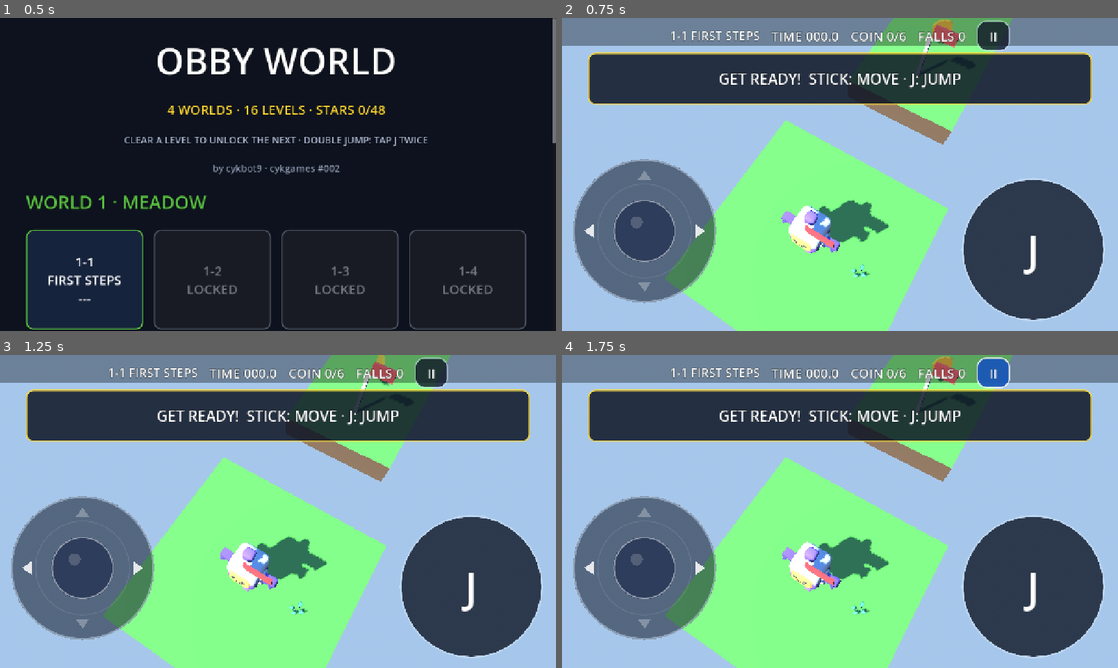
Above: before the commit, frames 1-4 (two rows, left to right).
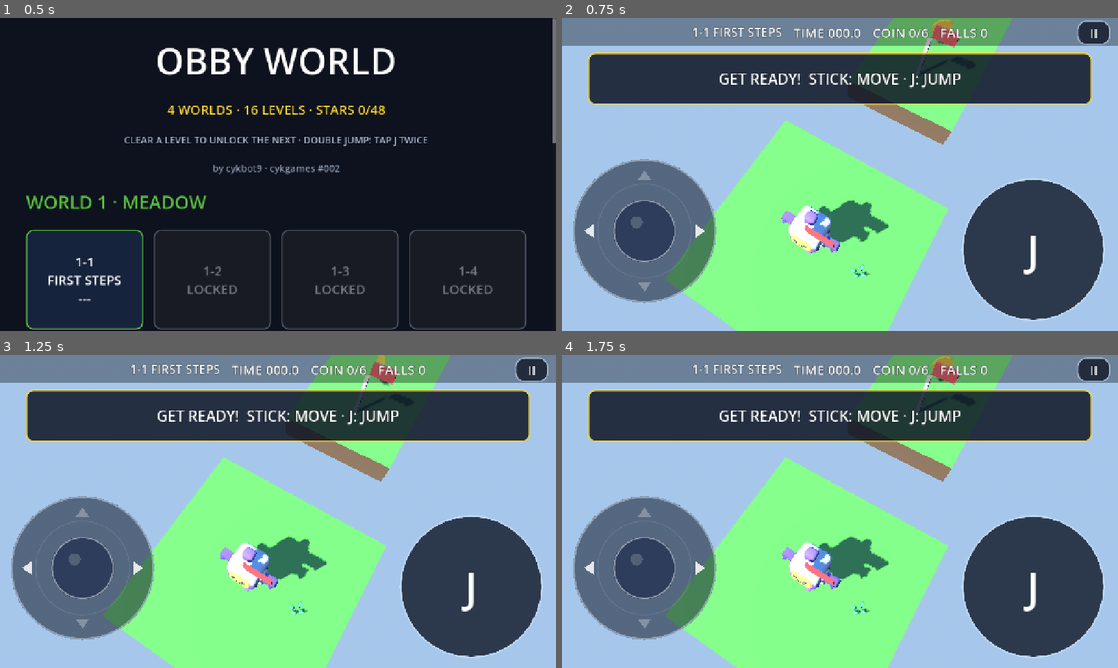
Above: after the commit, the same moments.

Repository: cykgames/002-obby
Game: Godot game, scene res://LevelSelect.tscn
Two runs of this game, one before a commit and one after it. Both use one fixed random seed, a clock stepped at 60 frames per second and the inputs below. Sound files missing from this copy of the repository are replaced by a short silence.
Inputs (mouse positions are in pixels of both pictures, inside the frame that each line leads up to):
- Up to frame 1 (0.5 s): no input
- Up to frame 2 (0.75 s): click "1-1 FIRST STEPS ---" at 0.5 s
- Up to frame 3 (1.25 s): no input
- Up to frame 4 (1.75 s): click (995, 373) at 1.25 s, where only the run before the commit has a clickable "II"

Frame 1 is identical in both runs. In frame 2, 2.1% of the frame differs, in the area x 19-99%, y 0-11%; in frame 3, 2.1%; in frame 4, 2.1%.

Commit message:
fix(HUD): enlarge pause touch target to 166x166 (~50dp), backport 001 pattern (fun-review H3)

Diff:
--- a/HUD.gd
+++ b/HUD.gd
@@ -145,10 +145,43 @@
 	bar.add_child(_time_label)
 	bar.add_child(_coin_label)
 	bar.add_child(_fall_label)
-	_pause_button = _mk_button("II", 30)
-	_pause_button.custom_minimum_size = Vector2(76, 56)
+	# Pause: visible chip stays small, but the real touch target is an
+	# invisible 166x166 button in the top-right corner (>=120 device px at
+	# the 0.84375 portrait scale = ~50dp). Backported from 001-parkour HUD;
+	# the old 76x56 bar button measured only ~23x17dp (fun-review H3).
+	_pause_button = Button.new()
+	_pause_button.focus_mode = Control.FOCUS_NONE
+	for sn in ["normal", "hover", "pressed", "focus", "disabled"]:
+		_pause_button.add_theme_stylebox_override(sn, StyleBoxEmpty.new())
+	_pause_button.set_anchors_preset(Control.PRESET_TOP_RIGHT)
+	_pause_button.offset_left = -166.0
+	_pause_button.offset_top = 0.0
+	_pause_button.offset_right = 0.0
+	_pause_button.offset_bottom = 166.0
 	_pause_button.pressed.connect(toggle_pause)
-	bar.add_child(_pause_button)
+	add_child(_pause_button)
+	var pause_face := Panel.new()
+	pause_face.mouse_filter = Control.MOUSE_FILTER_IGNORE
+	var pfs := StyleBoxFlat.new()
+	pfs.bg_color = Color(0.07, 0.10, 0.16, 0.82)
+	pfs.border_color = Color(0.85, 0.92, 1.0, 0.5)
+	pfs.set_border_width_all(3)
+	pfs.set_corner_radius_all(20)
+	pause_face.add_theme_stylebox_override("panel", pfs)
+	pause_face.set_anchors_preset(Control.PRESET_TOP_RIGHT)
+	pause_face.offset_left = -94.0
+	pause_face.offset_top = 6.0
+	pause_face.offset_right = -18.0
+	pause_face.offset_bottom = 62.0
+	_pause_button.add_child(pause_face)
+	var pause_glyph := _mk_label("II", 30)
+	pause_glyph.mouse_filter = Control.MOUSE_FILTER_IGNORE
+	pause_glyph.set_anchors_preset(Control.PRESET_FULL_RECT)
+	pause_glyph.horizontal_alignment = HORIZONTAL_ALIGNMENT_CENTER
+	pause_glyph.vertical_alignment = VERTICAL_ALIGNMENT_CENTER
+	pause_face.add_child(pause_glyph)
+	_pause_button.button_down.connect(func() -> void: pause_face.modulate = Color(0.55, 0.85, 1.7))
+	_pause_button.button_up.connect(func() -> void: pause_face.modulate = Color.WHITE)
 
 	# Anchored joystick (bottom-left): full Vector2, both axes consumed by
 	# the obby player. Disc stays near home; finger tracked anywhere.
